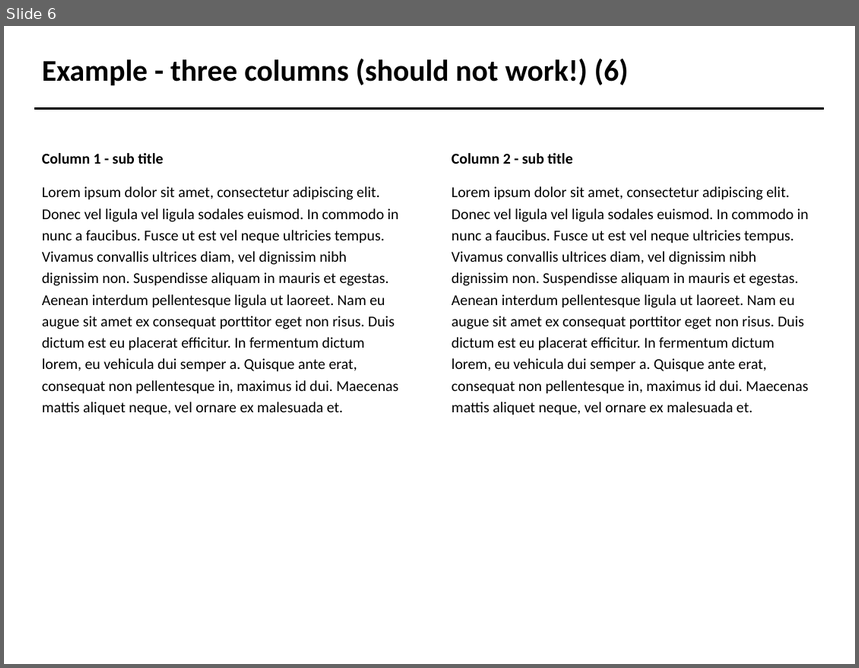
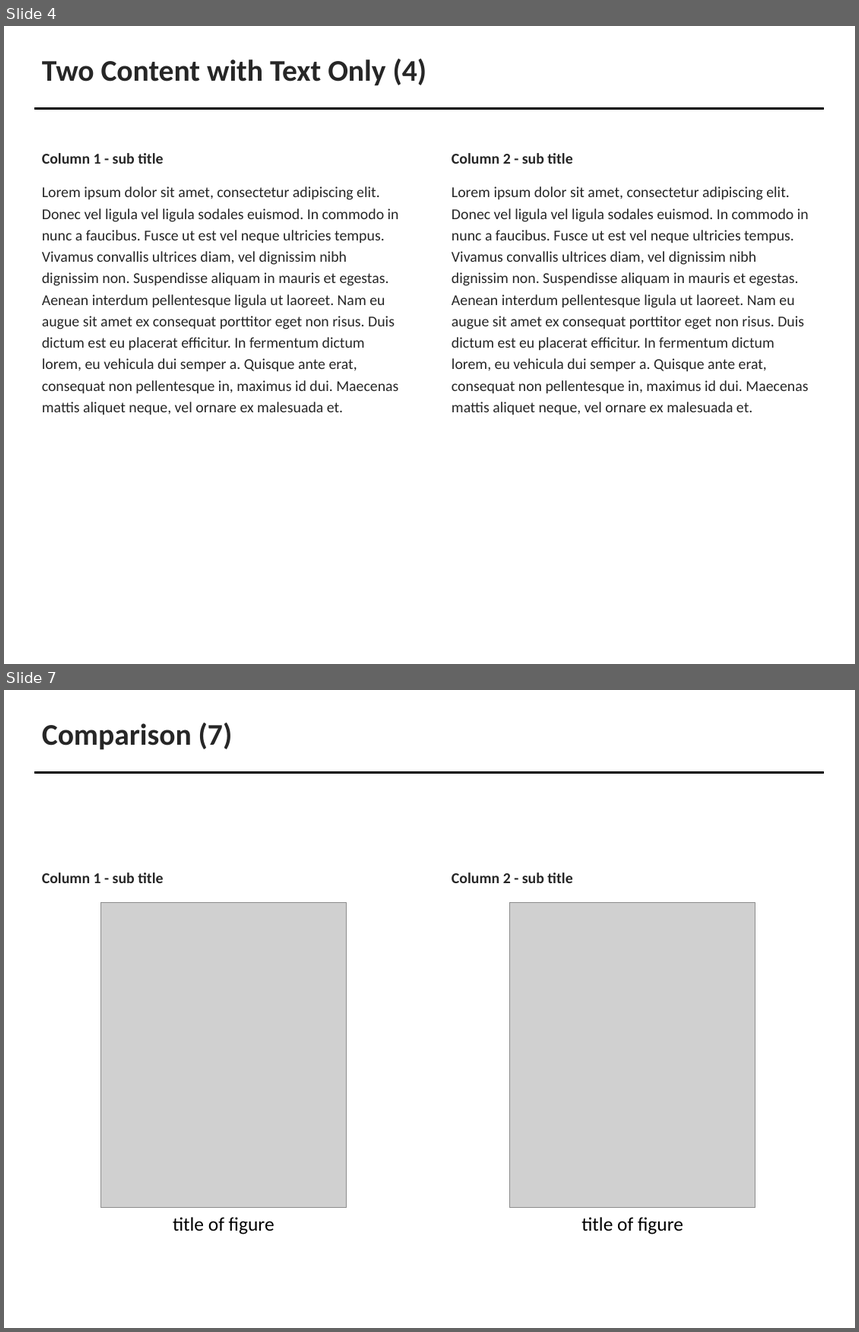
Before and after one commit to vcu-ssg/ssg-vcu-bofa-sandbox, a slide deck: study1.pptx. Shown one above the other, each under a label of ours: slide 6 before the commit, slides 4 and 7 after it; the slides between them are not shown. The pictures are 859x668 and 859x1332 pixels, drawn with LibreOffice and Linux fonts; fonts in the diff are those of the drawing; grey boxes stand for pictures; background and template pictures are left out. Boxes give left, top, right and bottom in pixels: in the first picture for what was removed or moved away, otherwise in the second. Text is boxed around its words. In the diff, an @@ line names an element or a change of style, - is before the commit and + after.

```diff
--- a/study1.pptx
+++ b/study1.pptx
@@ slide 7 added at [4, 690, 855, 1328], background #FFFFFF; not listed: 1 template element that a slide beside it also shows @@
@@ title added at [42, 723, 233, 750], 28 pt, text #262626, bold @@
+Comparison (7)
@@ text added at [42, 872, 163, 883], 14 pt, text #262626, bold @@
+Column 1 - sub title
@@ text added at [452, 872, 572, 883], 14 pt, text #262626, bold @@
+Column 2 - sub title
@@ picture added at [101, 903, 347, 1208] @@
@@ picture added at [509, 903, 756, 1208] @@
@@ text added at [173, 1217, 275, 1234], 18 pt, text #000000 @@
+title of figure
@@ text added at [582, 1217, 683, 1234], 18 pt, text #000000 @@
+title of figure
@@ what was slide 6 is now slide 4 @@
@@ slide 4 changed as well @@
@@ title at [42, 59, 427, 86]: text changed; text colour #000000 to #262626 @@
-Example - three columns (should not work!) (6)
+Two Content with Text Only (4)
@@ text "Column 1 - sub title" at [42, 153, 399, 415]: text colour #000000 to #262626 @@
@@ text "Column 2 - sub title" at [452, 153, 809, 414]: text colour #000000 to #262626 @@
```
Also in this commit, not shown: 8 other slides changed, 3 other slides added, 2 slides removed, 4 other files.
